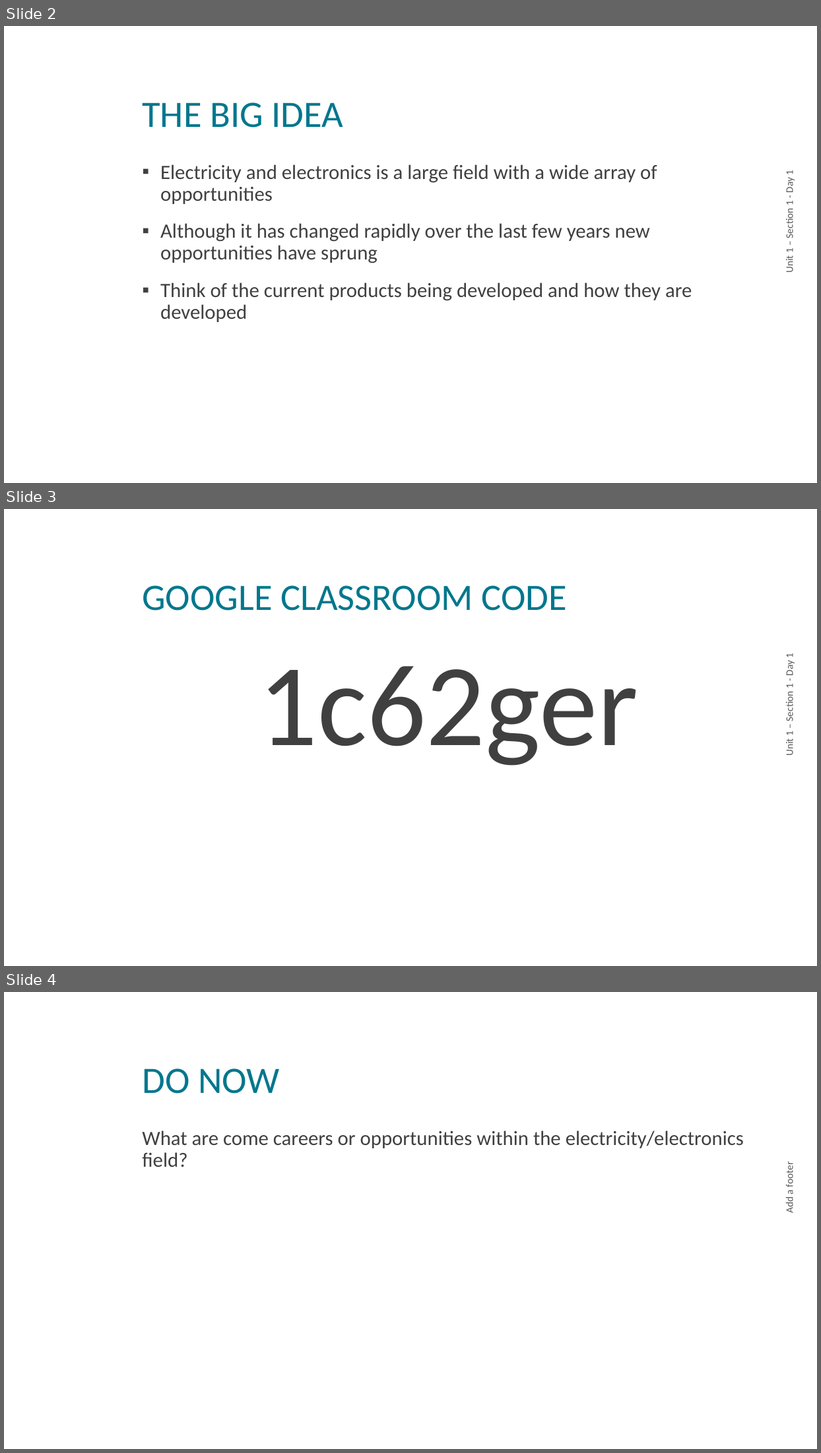
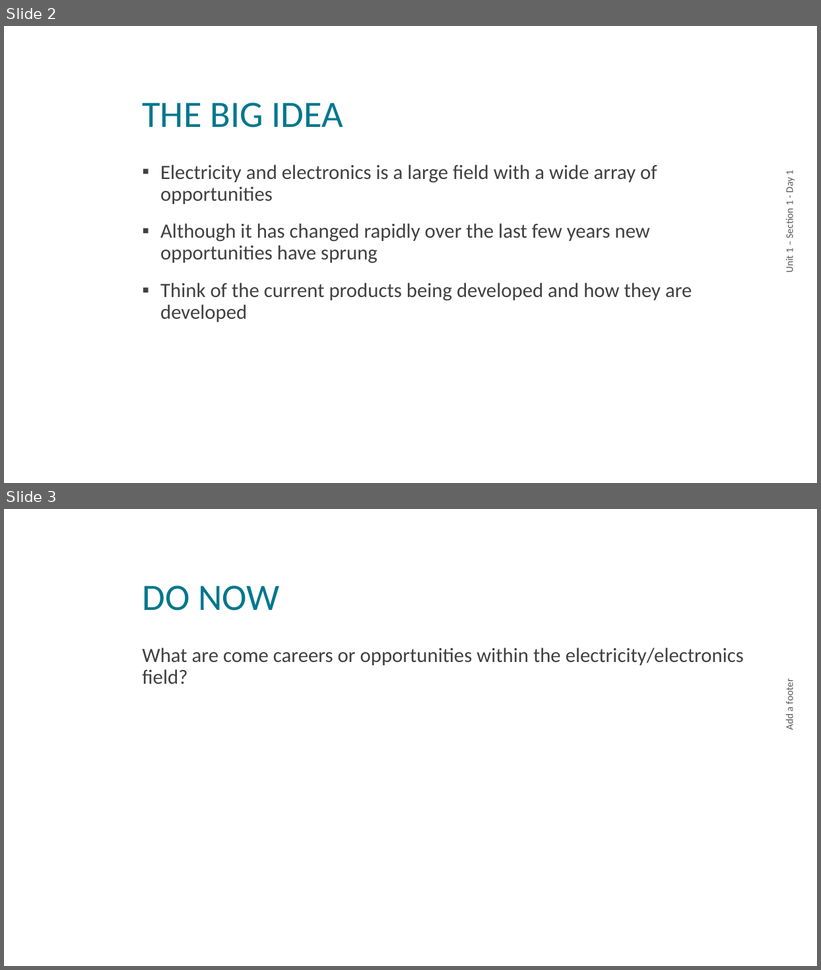
Before and after one commit to nickvertucci/Technology-Education-Curriculum, a slide deck: High School/Modern Electricity and Electronics/Unit 1 - Introduction, Safety & Design Process/Section 2 - Careers In Electricity and Electronics/Assets/Unit 1 - Section 2 - Careers.pptx. Shown one above the other, each under a label of ours: slides 2, 3 and 4 before the commit, slides 2 and 3 after it. The pictures are 821x1453 and 821x970 pixels, drawn with LibreOffice and Linux fonts; fonts in the diff are those of the drawing; background and template pictures are left out. Boxes give left, top, right and bottom in pixels: in the first picture for what was removed or moved away, otherwise in the second. Text is boxed around its words. In the diff, an @@ line names an element or a change of style, - is before the commit and + after.

```diff
--- a/High School/Modern Electricity and Electronics/Unit 1 - Introduction, Safety & Design Process/Section 2 - Careers In Electricity and Electronics/Assets/Unit 1 - Section 2 - Careers.pptx
+++ b/High School/Modern Electricity and Electronics/Unit 1 - Introduction, Safety & Design Process/Section 2 - Careers In Electricity and Electronics/Assets/Unit 1 - Section 2 - Careers.pptx
@@ slide 3 removed at [4, 509, 817, 966], background picture (left out) @@
@@ title removed at [142, 586, 567, 611] @@
-GOOGLE CLASSROOM CODE
@@ text removed at [259, 666, 638, 766] @@
-1c62ger
@@ text removed at [783, 654, 796, 755] @@
-Unit 1 – Section 1 - Day 1
@@ what was slide 4 is now slide 3 @@
```
Also in this commit, not shown: 1 other file.
